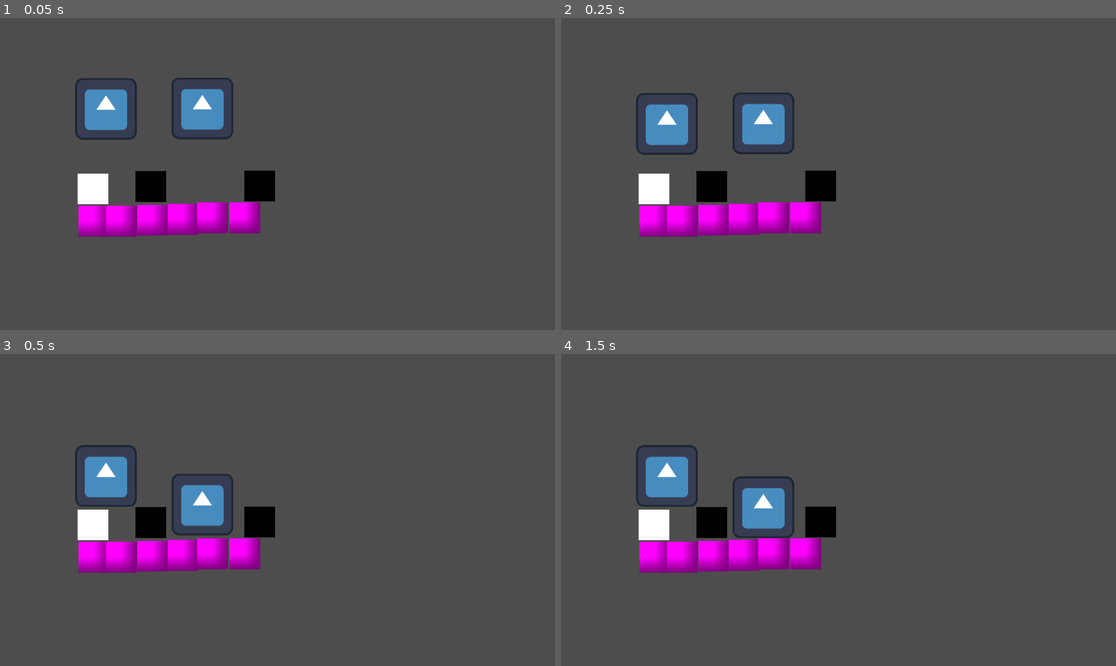
Above: before the commit, frames 1-4 (two rows, left to right).
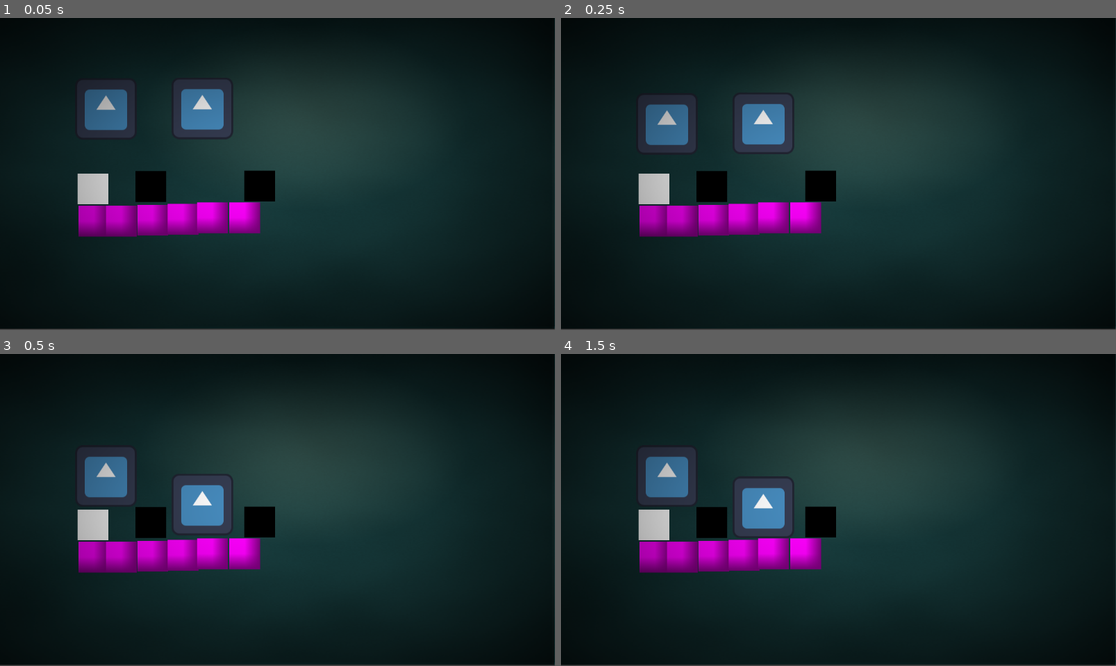
Above: after the commit, the same moments.

Repository: NahuelArrieta/ChronosSociety
Game: Godot game, scene res://levels/level.tscn
Same seed, same stepped clock (60 frames per second), same inputs: the game is played once before the commit and once after it. The engine's default icon, where the game draws it, is replaced by a stand-in: a white triangle on a blue panel in a dark square.
Inputs:
- Up to frame 1 (0.05 s): no input
- Up to frame 2 (0.25 s): no input
- Up to frame 3 (0.5 s): no input
- Up to frame 4 (1.5 s): tap Space (REVERT_P1) at 0.6 s; tap Enter at 1.25 s; tap Shift (REVERT_P2) at 1.35 s

The runs differ from the first frame. In frame 1, 95% of the frame differs, in the area x 0-100%, y 0-100%; in frame 2, 95%; in frame 3, 94%; in frame 4, 94%.

Commit message:
add background

Diff:
--- /dev/null
+++ b/levels/background/background.gdshader
@@ -0,0 +1,21 @@
+shader_type canvas_item;
+
+uniform float vignette_intensity = 0.05;
+uniform float vignette_roundness = 1.0;
+uniform vec2 vignette_center = vec2(0.5, 0.35);
+
+// The Godot 4 way to access the screen texture
+uniform sampler2D screen_texture : hint_screen_texture, filter_linear;
+
+void fragment() {
+    // Calculate the distance from the center of the screen
+    vec2 pos = UV - vignette_center;
+    float dist = length(pos * vec2(1.0, 1.0 / vignette_roundness));
+
+    // Create the vignette effect
+    float vignette = smoothstep(1, 0.5 - vignette_intensity, dist);
+
+    // Apply the vignette to the screen color
+    vec4 original_color = texture(screen_texture, SCREEN_UV);
+    COLOR = vec4(original_color.rgb * vignette, 1.0);
+}
--- /dev/null
+++ b/levels/background/background.tscn
@@ -0,0 +1,74 @@
+[gd_scene load_steps=10 format=3 uid="uid://mhlh1xmx4dds"]
+
+[ext_resource type="Shader" uid="uid://c8rclwpybmq6w" path="res://levels/background/background.gdshader" id="1_cmi8h"]
+[ext_resource type="Shader" uid="uid://b005h0vdhs2o6" path="res://levels/background/background_light.gdshader" id="1_pf02t"]
+
+[sub_resource type="ShaderMaterial" id="ShaderMaterial_wswi6"]
+shader = ExtResource("1_pf02t")
+shader_parameter/light_color = Color(1, 0.9, 0.7, 1)
+shader_parameter/light_position = Vector2(0.55, 0.32)
+shader_parameter/light_radius = 0.3
+shader_parameter/light_falloff = 1.5
+
+[sub_resource type="Gradient" id="Gradient_rx702"]
+offsets = PackedFloat32Array(0.0438596, 1)
+
+[sub_resource type="FastNoiseLite" id="FastNoiseLite_rx702"]
+frequency = 0.0009
+
+[sub_resource type="NoiseTexture2D" id="NoiseTexture2D_rx702"]
+seamless_blend_skirt = 0.113
+color_ramp = SubResource("Gradient_rx702")
+noise = SubResource("FastNoiseLite_rx702")
+
+[sub_resource type="FastNoiseLite" id="FastNoiseLite_cmi8h"]
+frequency = 1.0
+
+[sub_resource type="NoiseTexture2D" id="NoiseTexture2D_cmi8h"]
+noise = SubResource("FastNoiseLite_cmi8h")
+
+[sub_resource type="ShaderMaterial" id="ShaderMaterial_pf02t"]
+shader = ExtResource("1_cmi8h")
+shader_parameter/vignette_intensity = 0.5
+shader_parameter/vignette_roundness = 1.0
+shader_parameter/vignette_center = Vector2(0.5, 0.5)
+
+[node name="Background" type="Node2D"]
+
+[node name="ColorRect2" type="ColorRect" parent="."]
+material = SubResource("ShaderMaterial_wswi6")
+offset_right = 1146.0
+offset_bottom = 644.0
+color = Color(1, 1, 1, 0)
+
+[node name="ColorRect" type="ColorRect" parent="."]
+offset_right = 1158.0
+offset_bottom = 645.0
+color = Color(0.0862745, 0.27451, 0.278431, 0.807843)
+
+[node name="TextureRect" type="TextureRect" parent="ColorRect"]
+modulate = Color(0.179568, 0.349878, 0.354102, 0.356863)
+layout_mode = 1
+anchors_preset = -1
+anchor_right = 1.0
+anchor_bottom = 0.998
+offset_right = 1.0
+offset_bottom = -2.71002
+texture = SubResource("NoiseTexture2D_rx702")
+
+[node name="TextureRect2" type="TextureRect" parent="ColorRect"]
+modulate = Color(0.0453257, 0.173618, 0.187253, 0.137255)
+layout_mode = 1
+anchors_preset = -1
+anchor_right = 1.0
+anchor_bottom = 0.998
+offset_right = 1.0
+offset_bottom = -2.71002
+texture = SubResource("NoiseTexture2D_cmi8h")
+
+[node name="CanvasLayer" type="CanvasLayer" parent="."]
+
+[node name="ColorRect" type="ColorRect" parent="CanvasLayer"]
+material = SubResource("ShaderMaterial_pf02t")
+offset_right = 1151.0
+offset_bottom = 646.0
--- /dev/null
+++ b/levels/background/background_light.gdshader
@@ -0,0 +1,18 @@
+shader_type canvas_item;
+
+uniform vec4 light_color : source_color = vec4(1.0, 0.9, 0.7, 1.0); // Warm light color (e.g., yellow-orange)
+uniform vec2 light_position = vec2(0.5, 0.5); // Center of the light (0.0-1.0 UV coordinates)
+uniform float light_radius = 0.5; // How large the light is
+uniform float light_falloff = 2.0; // How quickly the light fades
+
+void fragment() {
+    // Calculate distance from the light source
+    vec2 dist_vec = UV - light_position;
+    float dist = length(dist_vec);
+
+    // Calculate light intensity based on distance and falloff
+    float intensity = max(0.0, 1.0 - pow(dist / light_radius, light_falloff));
+
+    // Multiply light color by intensity
+    COLOR = vec4(light_color.rgb * intensity, light_color.a);
+}
--- a/levels/level.tscn
+++ b/levels/level.tscn
@@ -1,12 +1,15 @@
-[gd_scene load_steps=6 format=3 uid="uid://c7ejpm0cgaqea"]
+[gd_scene load_steps=7 format=3 uid="uid://c7ejpm0cgaqea"]
 
 [ext_resource type="PackedScene" uid="uid://bg8oq3w6fk3j3" path="res://entities/player/player.tscn" id="1_80vhd"]
 [ext_resource type="PackedScene" uid="uid://bn4dscbsrik6o" path="res://entities/enviroment/platform/platform.tscn" id="2_hjsbj"]
 [ext_resource type="Script" uid="uid://48mhitpn4qin" path="res://controllers/time_travel_controller.gd" id="3_cwqvt"]
 [ext_resource type="PackedScene" uid="uid://d3qbem7373n6k" path="res://entities/enviroment/button/button.tscn" id="4_5mrsh"]
 [ext_resource type="PackedScene" uid="uid://b66i5kor3udi4" path="res://entities/enviroment/door/door.tscn" id="5_safpt"]
+[ext_resource type="PackedScene" uid="uid://mhlh1xmx4dds" path="res://levels/background/background.tscn" id="6_gjl0y"]
 
 [node name="Node2D" type="Node2D"]
+
+[node name="Background" parent="." instance=ExtResource("6_gjl0y")]
 
 [node name="Player1" parent="." instance=ExtResource("1_80vhd")]
 position = Vector2(220, 187)
Not shown, added: levels/background/background.gdshader.uid
Not shown, added: levels/background/background_light.gdshader.uid
